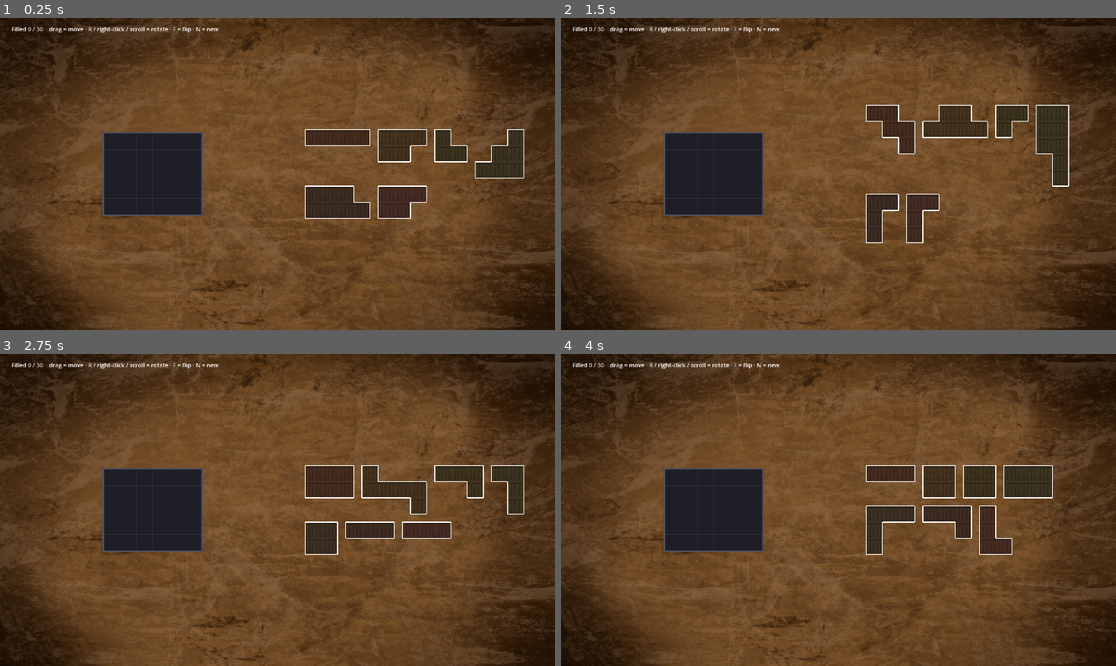
Above: before the commit, frames 1-4 (two rows, left to right).
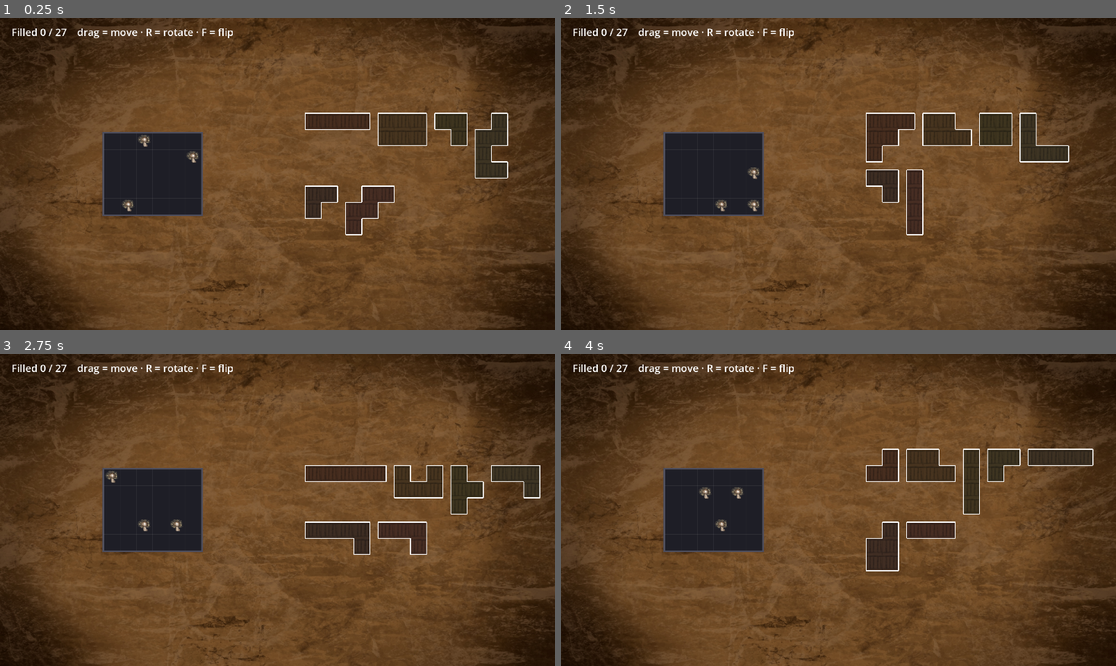
Above: after the commit, the same moments.

Repository: ashtherz/roots
Game: Godot game, scene res://scenes/packing.tscn
Two runs of this game, one before a commit and one after it. Both use one fixed random seed, a clock stepped at 60 frames per second and the inputs below. This scene is started directly instead of the project's main scene.
Inputs (mouse positions are in pixels of both pictures, inside the frame that each line leads up to):
- Up to frame 1 (0.25 s): no input
- Up to frame 2 (1.5 s): tap Enter at 0.5 s; move the mouse to (960, 158) at 0.52 s; hold Right (ui_right) 0.53-1.25 s; tap N at 0.6 s; click (960, 158) at 0.67 s; tap Up (PlatformerJump) at 0.77 s; tap Space at 1.25 s; drag from (727, 189) to (810, 236) at 1.27 s
- Up to frame 3 (2.75 s): tap Enter at 2 s; move the mouse to (333, 441) at 2.02 s; hold Left (ui_left) from 2.03 s (still down); tap N at 2.1 s
- Up to frame 4 (4 s): release Left (ui_left) at 2.75 s; tap Space at 2.75 s; drag from (810, 572) to (672, 463) at 2.77 s; tap Enter at 3.5 s; move the mouse to (1005, 556) at 3.52 s; hold Right (ui_right) from 3.53 s (still down); tap F at 3.6 s; tap Up (PlatformerJump) at 3.77 s; tap N at 3.8 s

The runs differ from the first frame. In frame 1, 6.1% of the frame differs, in the area x 2-95%, y 2-70%; in frame 2, 5.9%; in frame 3, 4.4%; in frame 4, 7.1%, in the area x 2-96%, y 2-70%.

Commit message:
added mushrooms

Diff:
--- a/game/scenes/packing.tscn
+++ b/game/scenes/packing.tscn
@@ -1,10 +1,12 @@
 [gd_scene format=3 uid="uid://1u1q77juosqs"]
 
-[ext_resource type="Script" path="res://scripts/packing/packing.gd" id="1_wtcfe"]
-[ext_resource type="Texture2D" path="res://assets/sprites/packing/crate.png" id="2_0e48y"]
-[ext_resource type="Texture2D" path="res://assets/sprites/packing/background.png" id="3_epypp"]
+[ext_resource type="Script" uid="uid://5rsq46n68p0r" path="res://scripts/packing/packing.gd" id="1_wtcfe"]
+[ext_resource type="Texture2D" uid="uid://db0vnmfq5gasy" path="res://assets/sprites/packing/crate.png" id="2_0e48y"]
+[ext_resource type="Texture2D" uid="uid://5ap0b3y6bdd6" path="res://assets/sprites/packing/background.png" id="3_epypp"]
+[ext_resource type="Texture2D" uid="uid://cqwqd03mg7051" path="res://assets/sprites/platformer/shroom_on.png" id="4_ju4qu"]
 
-[node name="Packing" type="Node2D"]
+[node name="Packing" type="Node2D" unique_id=377865224]
 script = ExtResource("1_wtcfe")
 block_texture = ExtResource("2_0e48y")
 background_texture = ExtResource("3_epypp")
+mushroom_textures = ExtResource("4_ju4qu")
--- a/game/scripts/packing/packing.gd
+++ b/game/scripts/packing/packing.gd
@@ -9,11 +9,16 @@
 @export var margin := 40.0
 @export var block_texture: Texture2D
 @export var background_texture: Texture2D
+@export var mushroom_textures: Texture2D
+@export_range(0, 10) var mushroom_count := 3
+#@export var status_font_size := 32
+
 
 var board_origin := Vector2.ZERO
 var tray_rect := Rect2()
 
 var grid := {}
+var blocked := {}
 var pieces: Array = []
 var dragging: Piece = null
 var drag_offset := Vector2.ZERO
@@ -24,7 +29,7 @@
 	texture_filter = CanvasItem.TEXTURE_FILTER_NEAREST
 	status = Label.new()
 	status.position = Vector2(40, 24)
-	status.add_theme_font_size_override("font_size", 20)
+	status.add_theme_font_size_override("font_size", 35)
 	add_child(status)
 	_layout_board()
 	new_puzzle()
@@ -34,8 +39,10 @@
 		p.queue_free()
 	pieces.clear()
 	grid.clear()
+	blocked.clear()
 	dragging = null
 
+	_place_mushrooms()
 	var groups := _partition_board()
 	for i in groups.size():
 		var p := Piece.new()
@@ -80,6 +87,27 @@
 	for i in pieces.size():
 		pieces[i].global_position = Vector2(tray_rect.position.x, top) + spots[i]
 
+
+func _place_mushrooms() -> void:
+	var cells: Array[Vector2i] = []
+	for y in rows:
+		for x in cols:
+			cells.append(Vector2i(x, y))
+	cells.shuffle()
+
+	for c in cells:
+		if blocked.size() >= mushroom_count:
+			break
+		var touching := false
+		for d in DIRS:
+			if blocked.has(c + d):
+				touching = true
+				break
+		if touching:
+			continue
+		blocked[c] = mushroom_textures
+
+
 func _partition_board() -> Array:
 	var cell_owner := {}
 	var groups: Array = []
@@ -90,7 +118,7 @@
 	order.shuffle()
 
 	for start in order:
-		if cell_owner.has(start):
+		if cell_owner.has(start) or blocked.has(start):
 			continue
 		var id := groups.size()
 		var group: Array[Vector2i] = [start]
@@ -133,7 +161,7 @@
 	for c in group:
 		for d in DIRS:
 			var n: Vector2i = c + d
-			if _in_bounds(n) and not cell_owner.has(n) and not out.has(n):
+			if _in_bounds(n) and not cell_owner.has(n) and not blocked.has(n) and not out.has(n):
 				out.append(n)
 	return out
 
@@ -239,7 +267,7 @@
 func _fits(p: Piece, at: Vector2i) -> bool:
 	for c in p.cells:
 		var g: Vector2i = at + c
-		if not _in_bounds(g) or grid.has(g):
+		if not _in_bounds(g) or grid.has(g) or blocked.has(g):
 			return false
 	return true
 
@@ -260,16 +288,20 @@
 	p.on_board = false
 
 
+func _free_cell_count() -> int:
+	return cols * rows - blocked.size()
+
+
 func _is_packed() -> bool:
-	return grid.size() == cols * rows
+	return grid.size() == _free_cell_count()
 
 
 func _update_status() -> void:
 	if _is_packed():
-		status.text = "Packed! Every cell is filled. Keep rearranging, or press N for a new puzzle."
+		status.text = "Good job! Everything now fits!. Keep rearranging, or press N for a new puzzle."
 	else:
-		status.text = "Filled %d / %d    drag = move · R / right-click / scroll = rotate · F = flip · N = new" \
-			% [grid.size(), cols * rows]
+		status.text = "Filled %d / %d    drag = move · R = rotate · F = flip" \
+			% [grid.size(), _free_cell_count()]
 
 func _draw() -> void:
 	if background_texture:
@@ -286,6 +318,14 @@
 		var py := board_origin.y + y * cell_size
 		draw_line(Vector2(board.position.x, py), Vector2(board.end.x, py), Color(1, 1, 1, 0.08))
 
+	for c in blocked:
+		var r := Rect2(board_origin + Vector2(c) * cell_size, Vector2.ONE * cell_size)
+		var tex: Texture2D = blocked[c]
+		if tex:
+			draw_texture_rect(tex, r.grow(-3), false)
+		else:
+			draw_circle(r.get_center(), cell_size * 0.3, Color(0.6, 0.35, 0.25))
+
 	if dragging:
 		var at := _snap_cell(dragging)
 		if _fits(dragging, at):
Binary file added: game/assets/sprites/packing/Untitled_Artwork 2.gif
